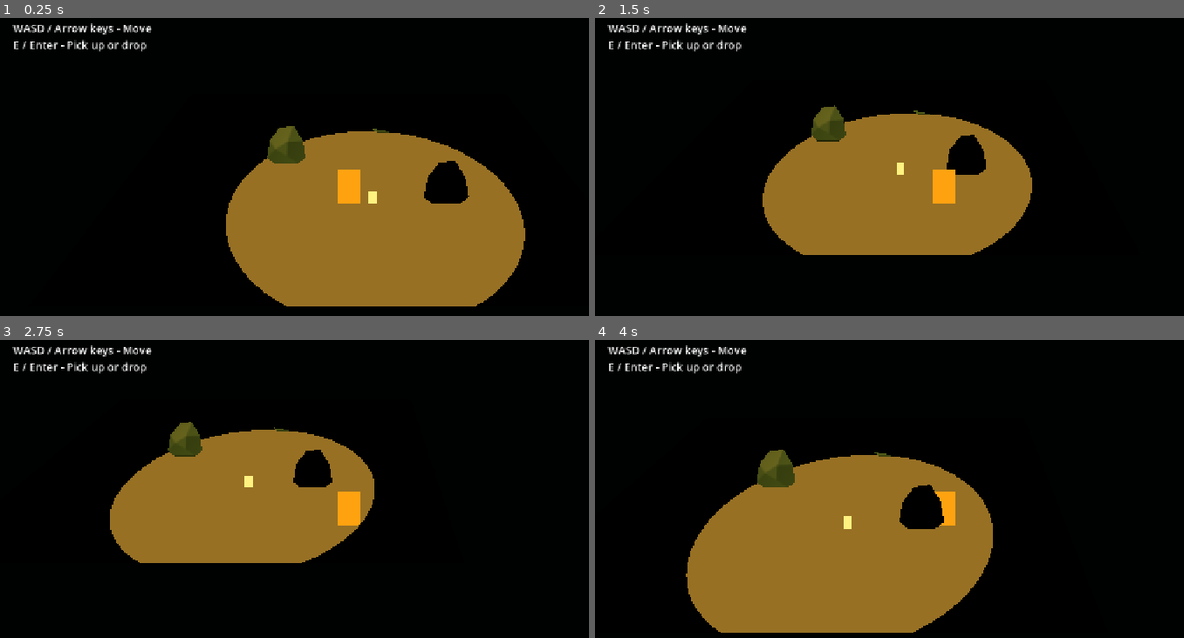
Above: before the commit, frames 1-4 (two rows, left to right).
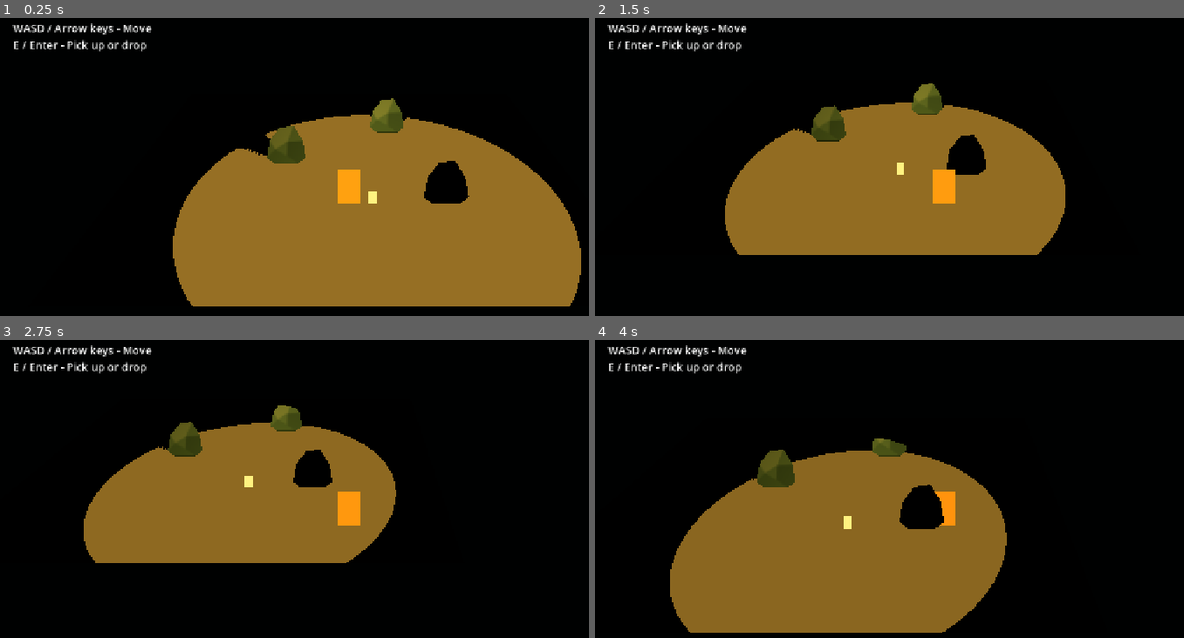
Above: after the commit, the same moments.

Repository: martindzejky/ld60
Game: Godot game, scene res://scenes/main.tscn
The game is run twice, just before and just after one commit, with the same random seed, the same clock (stepped at 60 frames per second) and the same inputs.
Inputs (mouse positions are in pixels of both pictures, inside the frame that each line leads up to):
- Up to frame 1 (0.25 s): no input
- Up to frame 2 (1.5 s): move the mouse to (1095, 184) at 0.52 s; press the mouse at (1095, 184) at 0.53 s; hold D (move_right) 0.53-1.28 s; move the mouse to (807, 223) at 1.27 s; release the mouse at (807, 223) at 1.28 s; hold S (move_down) from 1.28 s (still down); tap Shift (dash) at 1.35 s
- Up to frame 3 (2.75 s): click (212, 545) at 1.55 s; move the mouse to (418, 441) at 2.02 s; release S (move_down) at 2.03 s; hold D (move_right) from 2.03 s (still down); hold E (interact) from 2.03 s (still down); click (418, 441) at 2.3 s
- Up to frame 4 (4 s): move the mouse to (907, 605) at 2.77 s; release D (move_right) at 2.78 s; release E (interact) at 2.78 s; hold W (move_up) 2.78-3.53 s; click (907, 605) at 2.85 s; move the mouse to (1154, 587) at 3.52 s; press the mouse at (1154, 587) at 3.53 s; hold A (move_left) from 3.53 s (still down)

The runs differ from the first frame. In frame 1, 12% of the frame differs, in the area x 29-99%, y 26-97%; in frame 2, 6.8%; in frame 3, 4.3%; in frame 4, 3.6%.

Commit message:
Lantern energy and winding

Diff:
--- a/objects/lantern.tscn
+++ b/objects/lantern.tscn
@@ -11,10 +11,12 @@
 width = 24
 height = 36
 
-[node name="lantern" type="Node3D" unique_id=709075666]
+[node name="lantern" type="Node3D" unique_id=709075666 node_paths=PackedStringArray("light")]
 script = ExtResource("1")
+light = NodePath("visuals/light")
+min_radius = 0.6
 
-[node name="visuals" type="Node3D" parent="."]
+[node name="visuals" type="Node3D" parent="." unique_id=241417503]
 script = ExtResource("2")
 
 [node name="sprite" type="Sprite3D" parent="visuals" unique_id=418356784]
@@ -25,7 +27,7 @@
 texture = SubResource("texture")
 
 [node name="light" type="OmniLight3D" parent="visuals" unique_id=876345472]
-position = Vector3(0, 0.27, 0)
+transform = Transform3D(1, 0, 0, 0, 1, 0, 0, 0, 1, 0, 0.27, 0)
 light_color = Color(1, 0.75, 0.3, 1)
 light_energy = 1.8
 light_specular = 0.0
--- a/project.godot
+++ b/project.godot
@@ -59,6 +59,11 @@
 "events": [Object(InputEventKey,"physical_keycode":4194325)]
 }
 
+wind_lantern={
+"deadzone": 0.2,
+"events": [Object(InputEventMouseButton,"button_index":1)]
+}
+
 [rendering]
 
 renderer/rendering_method="gl_compatibility"
--- a/scenes/main.tscn
+++ b/scenes/main.tscn
@@ -98,5 +98,5 @@
 [node name="prompt" type="Label" parent="hud/lantern" unique_id=1366080670]
 layout_mode = 2
 theme_override_font_sizes/font_size = 20
-text = "Hold LMB to wind"
+text = "Click LMB to wind"
 vertical_alignment = 1
--- a/scripts/lantern.gd
+++ b/scripts/lantern.gd
@@ -5,8 +5,17 @@
 @export var attachment_slot: Marker3D
 @export var drop_slot: Marker3D
 @export var carried_ui: Control
+@export var light: OmniLight3D
 @export var pickup_radius: float = 1.5
+@export var max_energy: float = 100.0
+@export var energy_drain: float = 5.0
+@export var energy_per_press: float = 15.0
+@export var min_radius: float = 0.7
+@export var max_radius: float = 8.0
+@export var min_brightness: float = 0.15
+@export var max_brightness: float = 1.8
 
+var energy: float = 0.0
 var is_carried: bool = false
 var _ground_parent: Node
 
@@ -14,9 +23,28 @@
 func _ready() -> void:
   _ground_parent = get_parent()
   carried_ui.hide()
+  energy = max_energy
+  _update_light()
+
+
+func _process(delta: float) -> void:
+  energy = maxf(energy - energy_drain * delta, 0.0)
+  _update_light()
+
+
+func _update_light() -> void:
+  var charge := energy / max_energy
+  light.omni_range = lerpf(min_radius, max_radius, charge)
+  light.light_energy = lerpf(min_brightness, max_brightness, charge)
 
 
 func _unhandled_input(event: InputEvent) -> void:
+  if is_carried and event.is_action_pressed('wind_lantern'):
+    energy = minf(energy + energy_per_press, max_energy)
+    _update_light()
+    get_viewport().set_input_as_handled()
+    return
+
   if not event.is_action_pressed('interact') or event.is_echo():
     return
 
Not shown: 1 places in objects/lantern.tscn that only renumber resources
